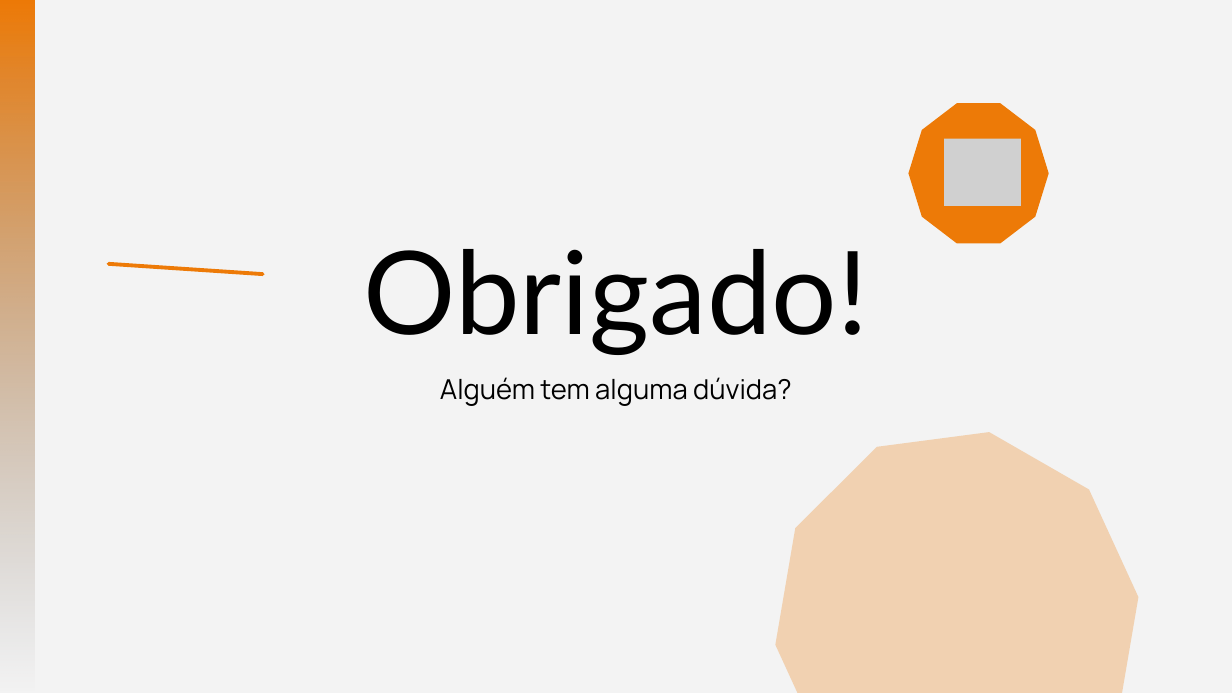
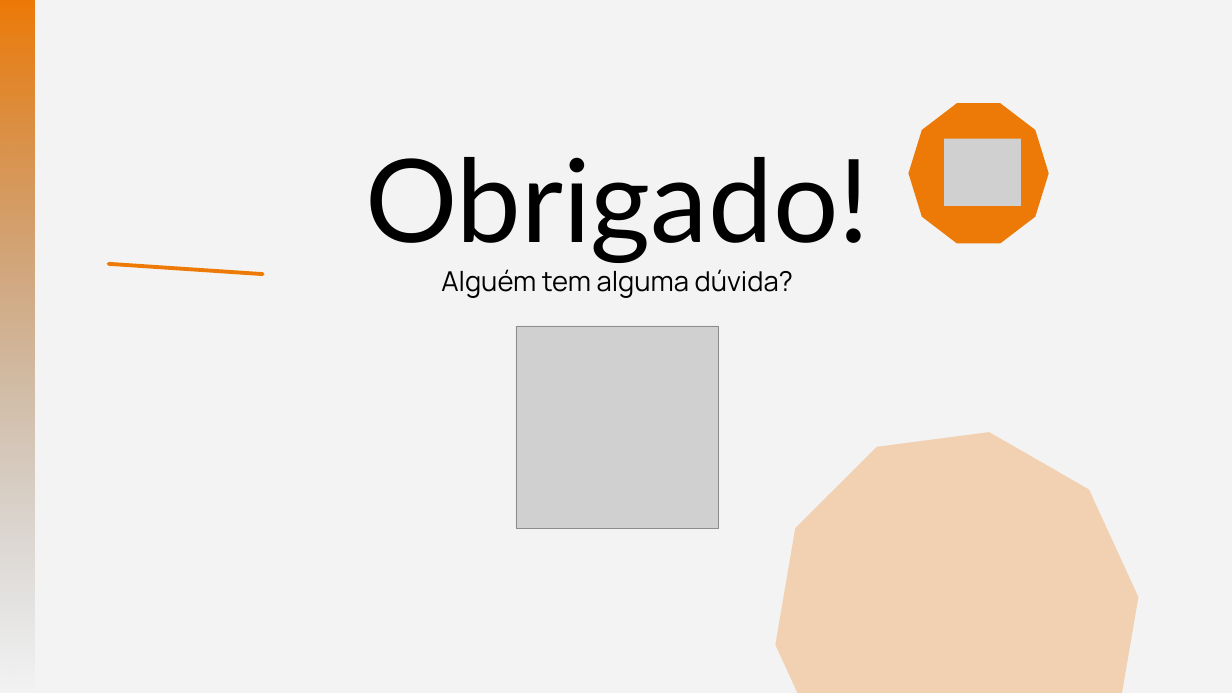
Before and after one commit to JoaoRibeiro-V/ShopUp, a slide deck: slide 33 of documentacao/slides-shopup.pptx. Drawn at 1232x693 pixels with LibreOffice and Linux fonts; fonts in the diff are those of the drawing; grey boxes stand for pictures. Boxes give left, top, right and bottom in pixels: in the first picture for what was removed or moved away, otherwise in the second. Text is boxed around its words. In the diff, an @@ line names an element or a change of style, - is before the commit and + after.

Commit message:
update slides

```diff
--- a/documentacao/slides-shopup.pptx
+++ b/documentacao/slides-shopup.pptx
@@ text "Obrigado!" moved from (x1=364, y1=249, x2=869, y2=355) to (x1=365, y1=157, x2=870, y2=263) @@
@@ text "Alguém tem alguma dúvida?" moved from (x1=440, y1=377, x2=792, y2=406) to (x1=441, y1=269, x2=794, y2=298) @@
@@ picture added at (x1=516, y1=326, x2=719, y2=529) @@
```
Also in this commit, not shown: 1 other slide changed.
